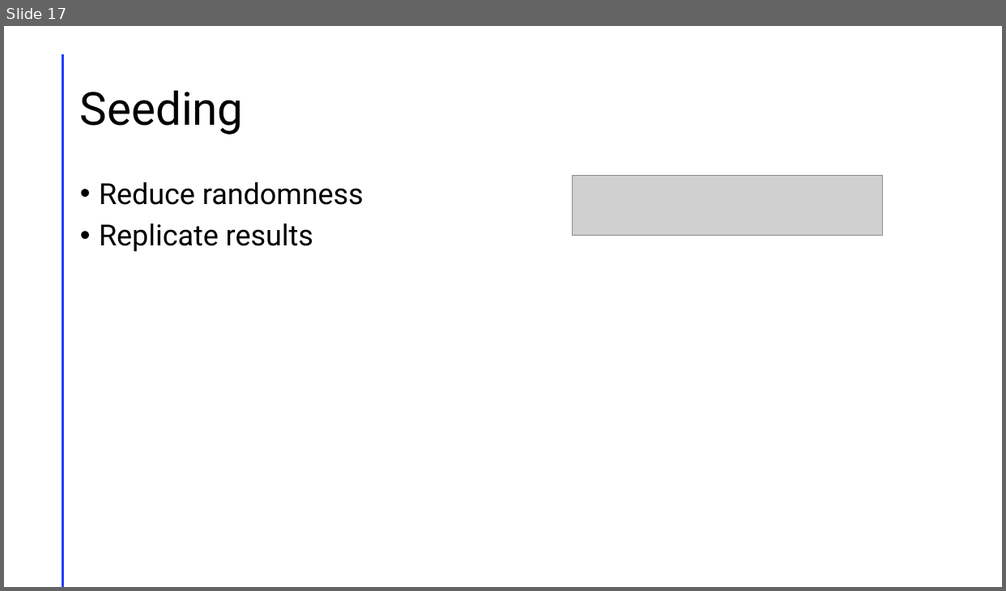
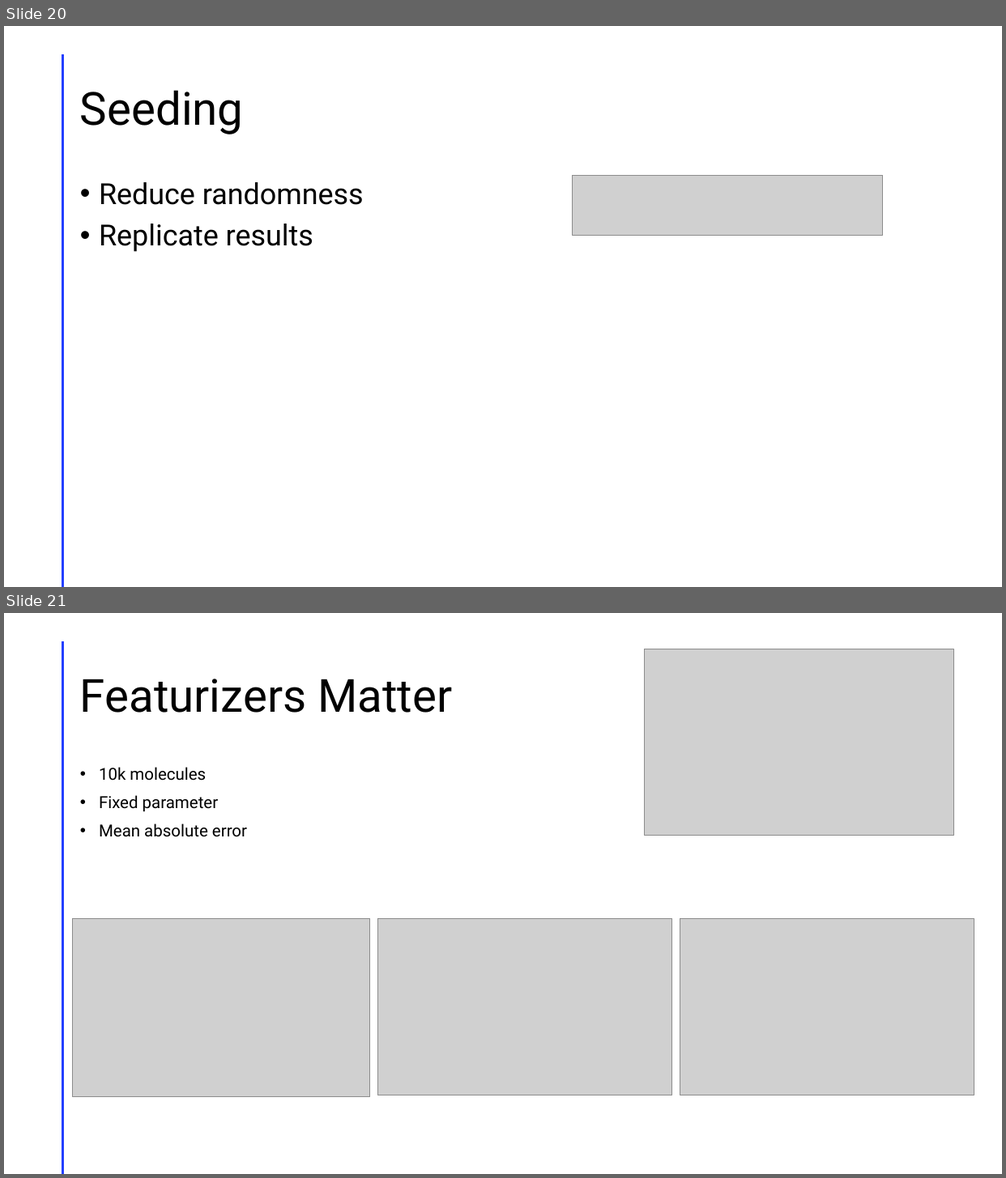
Before and after one commit to Ian-McCleary/chem-ml-research, a slide deck: Presentation1.pptm. Shown one above the other, each under a label of ours: slide 17 before the commit, slides 20 and 21 after it. The pictures are 1006x591 and 1006x1178 pixels, drawn with LibreOffice and Linux fonts; fonts in the diff are those of the drawing; grey boxes stand for pictures. Boxes give left, top, right and bottom in pixels: in the first picture for what was removed or moved away, otherwise in the second. Text is boxed around its words. In the diff, an @@ line names an element or a change of style, - is before the commit and + after.

```diff
--- a/Presentation1.pptm
+++ b/Presentation1.pptm
@@ slide 21 added at (4, 613, 1002, 1174), background #FFFFFF; not listed: 1 template element that a slide beside it also shows @@
@@ picture added at (644, 649, 953, 835) @@
@@ title added at (80, 679, 452, 713), 44 pt, text #000000 @@
+Featurizers Matter
@@ text added at (99, 767, 247, 837), 16 pt, text #000000 @@
+• 10k molecules
+• Fixed parameter
+• Mean absolute error
@@ picture added at (73, 918, 371, 1097) @@
@@ picture added at (378, 918, 672, 1095) @@
@@ picture added at (680, 918, 974, 1095) @@
@@ what was slide 17 is now slide 20 @@
```
Also in this commit, not shown: 6 other slides added, 1 other file.
